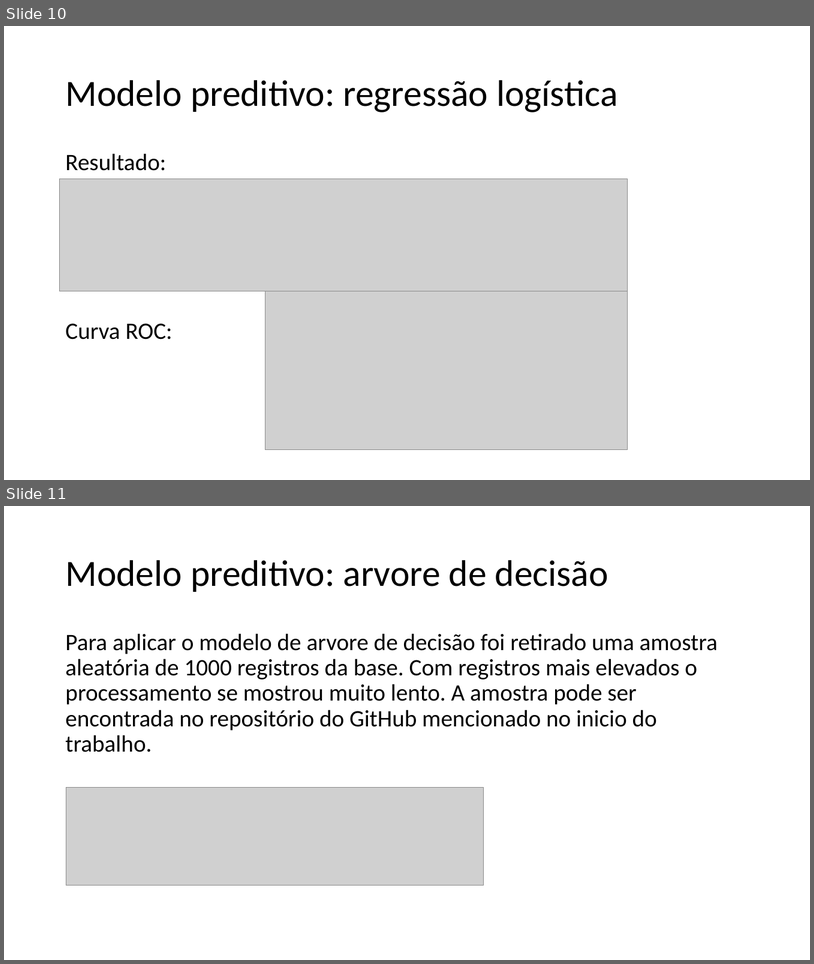
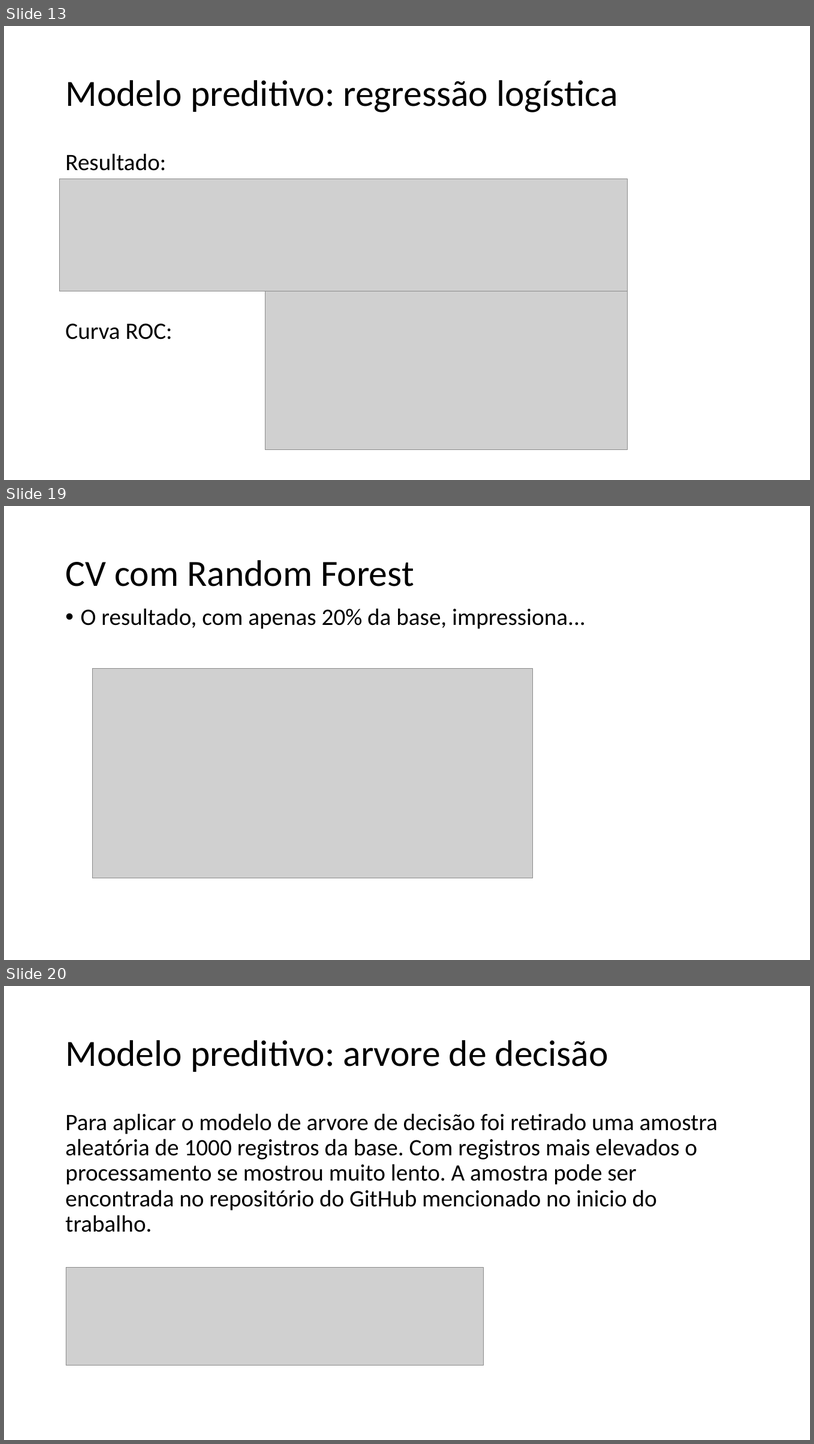
Before and after one commit to padovese/academic-projects, a slide deck: regressao/apresentacao.pptx. Shown one above the other, each under a label of ours: slides 10 and 11 before the commit, slides 13, 19 and 20 after it; the slides between them are not shown. The pictures are 814x964 and 814x1444 pixels, drawn with LibreOffice and Linux fonts; fonts in the diff are those of the drawing; grey boxes stand for pictures. Boxes give left, top, right and bottom in pixels: in the first picture for what was removed or moved away, otherwise in the second. Text is boxed around its words. In the diff, an @@ line names an element or a change of style, - is before the commit and + after.

```diff
--- a/regressao/apresentacao.pptx
+++ b/regressao/apresentacao.pptx
@@ slide 19 added at (4,506,810,960), background #FFFFFF @@
@@ title added at (65,560,414,586), 44 pt, text #000000 @@
+CV com Random Forest
@@ text added at (81,608,586,629), 28 pt, text #000000 @@
+• O resultado, com apenas 20% da base, impressiona...
@@ picture added at (92,668,533,878) @@
@@ what was slide 10 is now slide 13 @@
@@ what was slide 11 is now slide 20 @@
```
Also in this commit, not shown: 1 slide changed, 10 other slides added.
